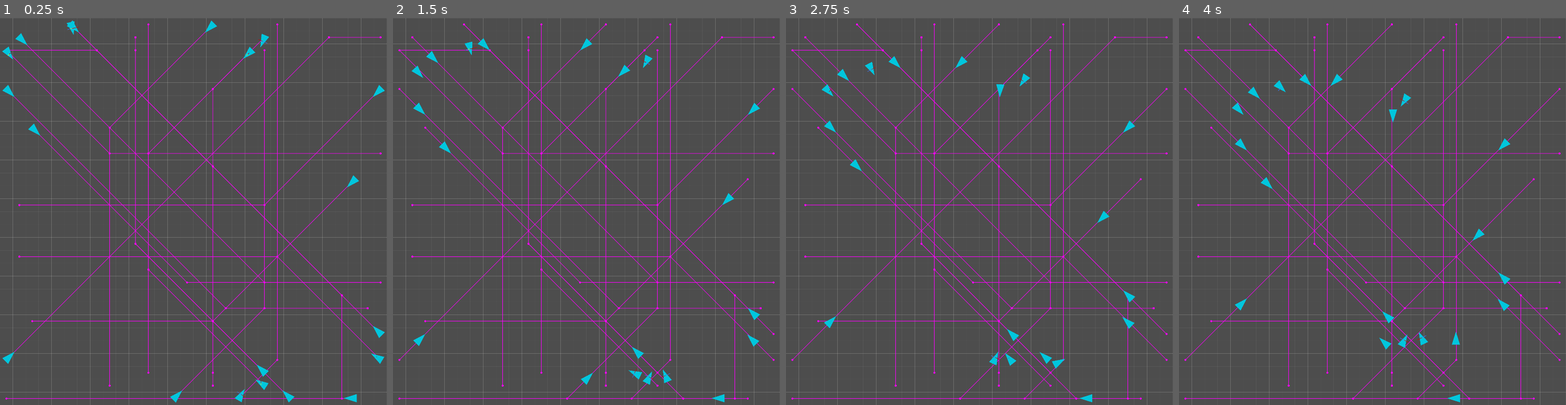
Above: before the commit, frames 1-4 (left to right).
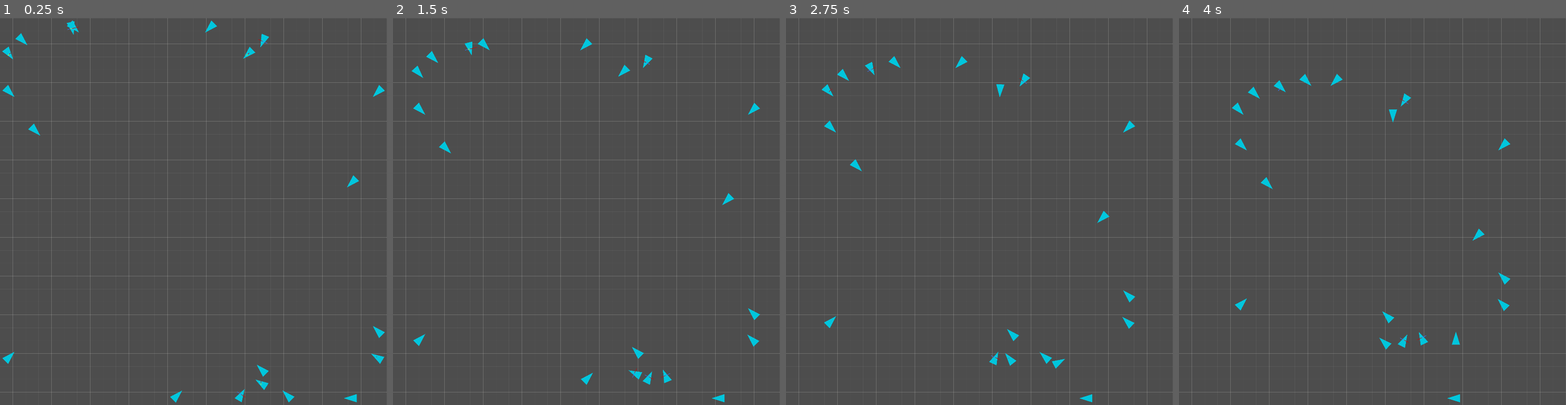
Above: after the commit, the same moments.

Repository: ewandos/godot-plugin-fluid-group-navigation
Game: Godot game, scene res://testbed.tscn
Same seed, same stepped clock (60 frames per second), same inputs: the game is played once before the commit and once after it.
Inputs (mouse positions are in pixels of both pictures, inside the frame that each line leads up to):
- Up to frame 1 (0.25 s): no input
- Up to frame 2 (1.5 s): move the mouse to (671, 192) at 0.52 s; click (671, 192) at 0.67 s; drag from (509, 230) to (648, 56) at 1.27 s
- Up to frame 3 (2.75 s): move the mouse to (1018, 126) at 2.02 s; click (1018, 126) at 2.17 s
- Up to frame 4 (4 s): drag from (1353, 288) to (1415, 79) at 2.77 s; move the mouse to (1488, 269) at 3.52 s; click (1488, 269) at 3.67 s

The runs differ from the first frame. In frame 1, 3.2% of the frame differs, in the area x 1-99%, y 1-99%; in frame 2, 3.3%; in frame 3, 3.3%; in frame 4, 3.3%.
Error after the commit: Invalid call. Nonexistent function 'initialize' in base 'Nil'. (res://navigation_simulation.gd:92)

Commit message:
made data export toggle

Diff:
--- a/navigation_simulation.gd
+++ b/navigation_simulation.gd
@@ -4,6 +4,7 @@
 signal completed_suite
 enum Directions {TOP, RIGHT, BOTTOM, LEFT}
 
+@export var export_data := false
 @export_range(1, 20) var random_iterations := 10
 @export_range(0, 100) var random_blocked_cells := 10
 @export_range(1, 20) var agent_count := 5
@@ -79,7 +80,8 @@
 			unit_instance.move_to(target_world_position)
 			add_child(unit_instance)
 
-	data_crawler = DataCrawler.new()
+
+	if export_data: data_crawler = DataCrawler.new()
 	add_child(data_crawler)
 
 
@@ -97,9 +99,12 @@
 
 func _on_all_agents_have_completed() -> void:
 	print('Completed test #' , test_index, '.')
-	data_crawler.export_data()
+
+	if export_data:
+		data_crawler.export_data()
+		data_crawler.queue_free()
+
 	navigation_grid.clear_grid()
-	data_crawler.queue_free()
 
 	for unit in units:
 		unit.queue_free()
